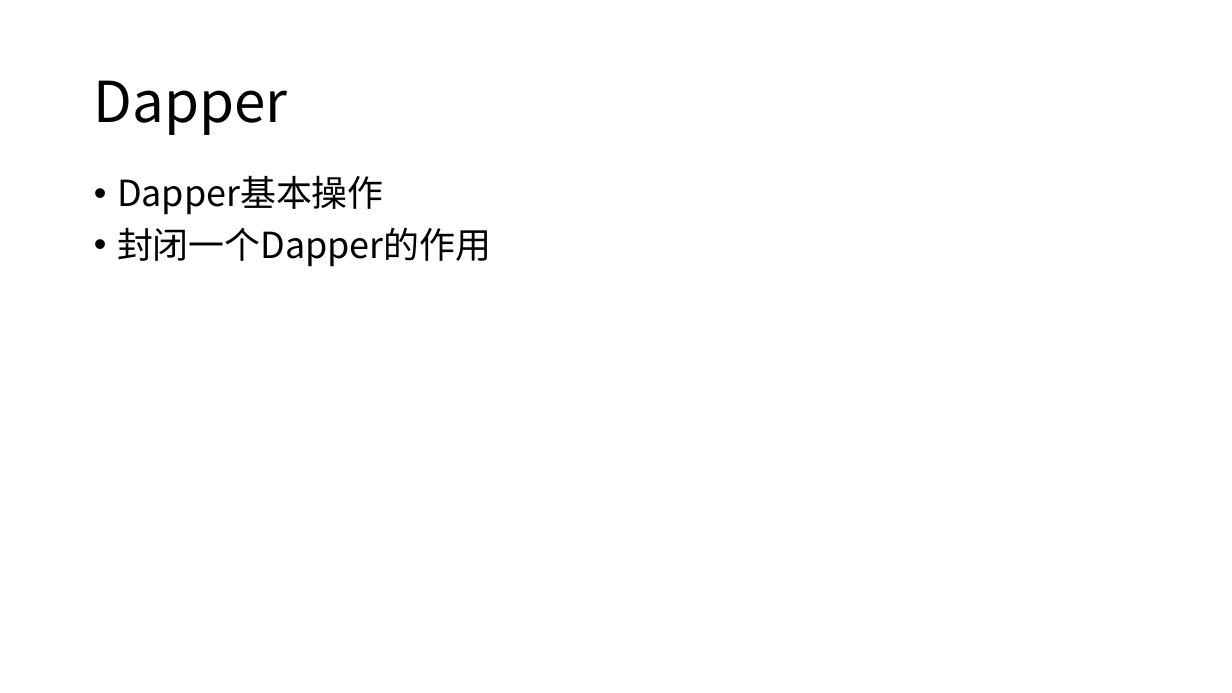
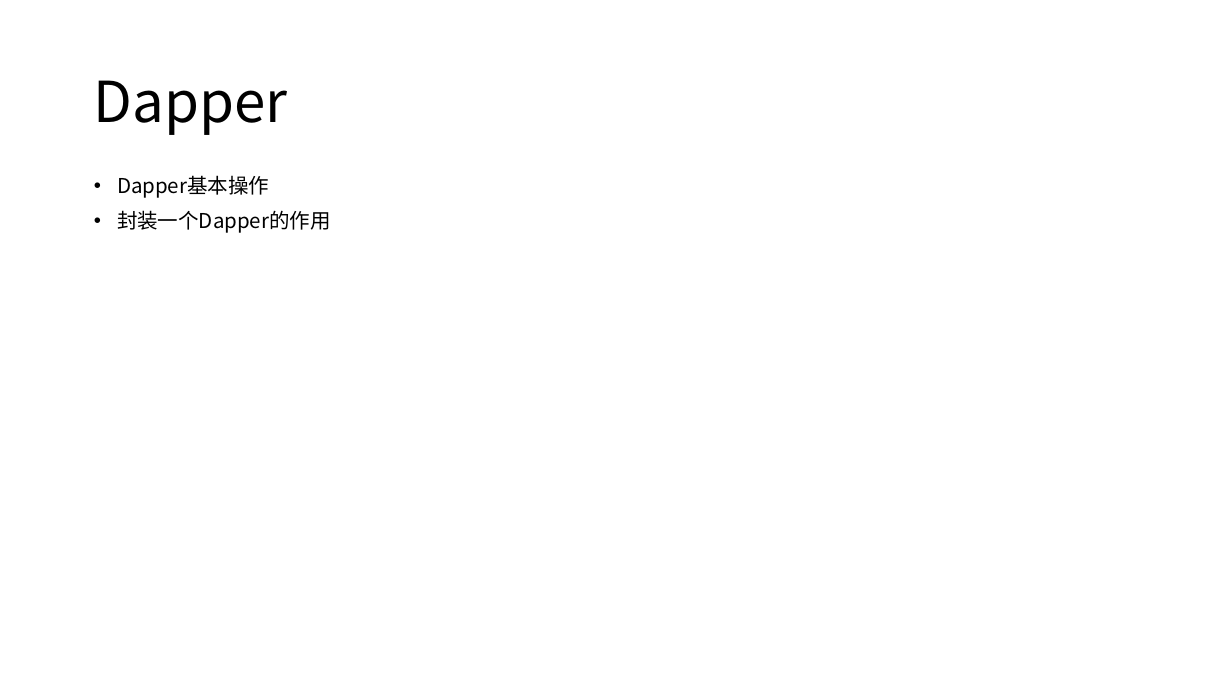
Before and after one commit to axzxs2001/aspnetcore5.0, a slide deck: slide 17 of aspnetcore3.0course/docs/aspnetcore3.0course.pptx (slide 15 before the commit). Drawn at 1232x693 pixels with LibreOffice and Linux fonts; fonts in the diff are those of the drawing. Boxes give left, top, right and bottom in pixels: in the first picture for what was removed or moved away, otherwise in the second. Text is boxed around its words. In the diff, an @@ line names an element or a change of style, - is before the commit and + after.

```diff
--- a/aspnetcore3.0course/docs/aspnetcore3.0course.pptx
+++ b/aspnetcore3.0course/docs/aspnetcore3.0course.pptx
@@ text at [117,175,269,198]: size 28 to 16 pt in "Dapper基本操作" @@
@@ text at [117,210,331,233]: text changed; size 28 to 16 pt @@
-• 封闭一个Dapper的作用
+• 封装一个Dapper的作用
```
Also in this commit, not shown: 9 other slides changed, 6 slides added, 3 other files.
